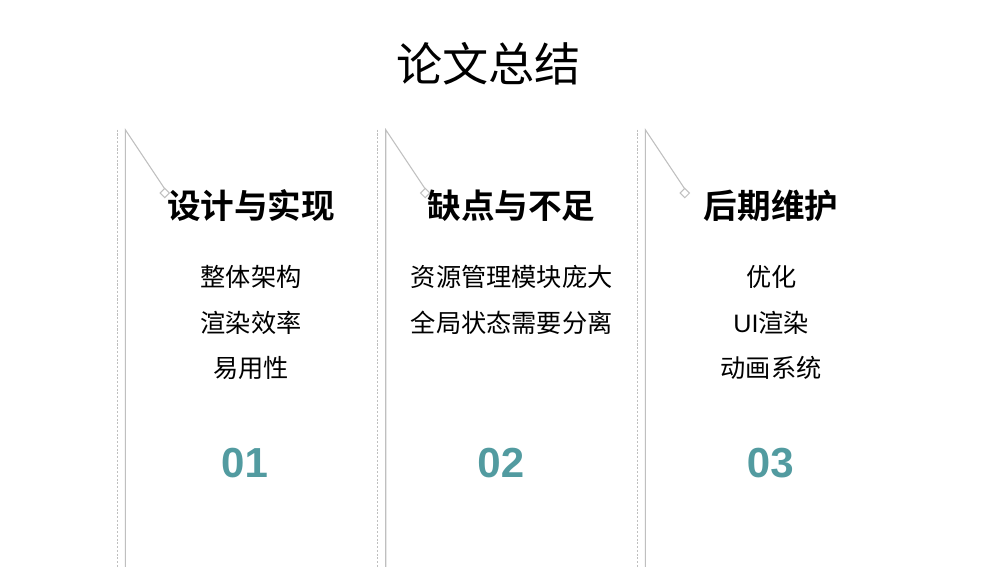
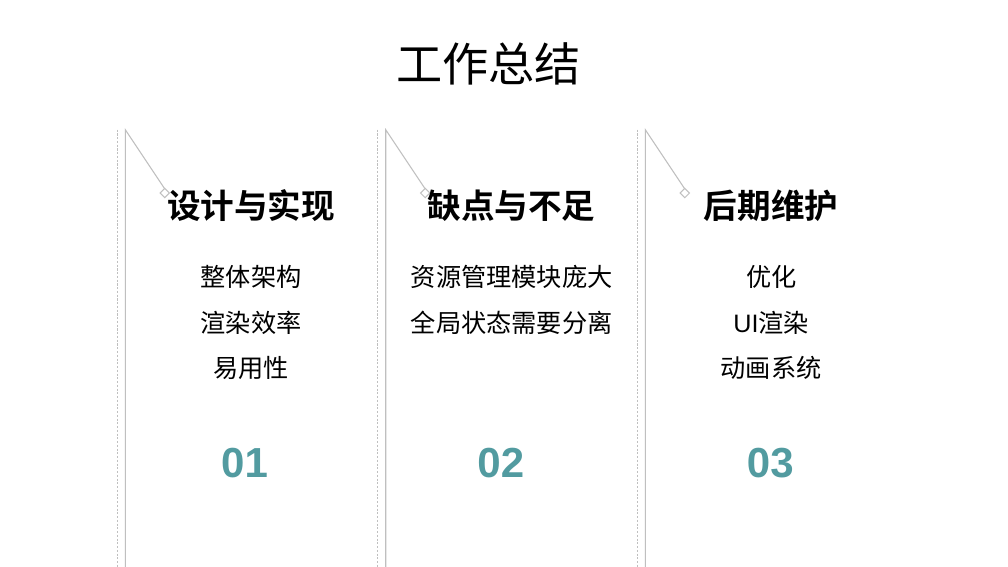
Before and after one commit to atom-chen/Main, a slide deck: slide 33 of OpenGL/答辩PPT.pptx. Drawn at 1008x567 pixels with LibreOffice and Linux fonts; fonts in the diff are those of the drawing. Boxes give left, top, right and bottom in pixels: in the first picture for what was removed or moved away, otherwise in the second. Text is boxed around its words. In the diff, an @@ line names an element or a change of style, - is before the commit and + after.

```diff
--- a/OpenGL/答辩PPT.pptx
+++ b/OpenGL/答辩PPT.pptx
@@ text at <box>396,42,581,85</box>: text changed @@
-论文总结
+工作总结
```
Also in this commit, not shown: 13 other slides changed, 2 other files.
